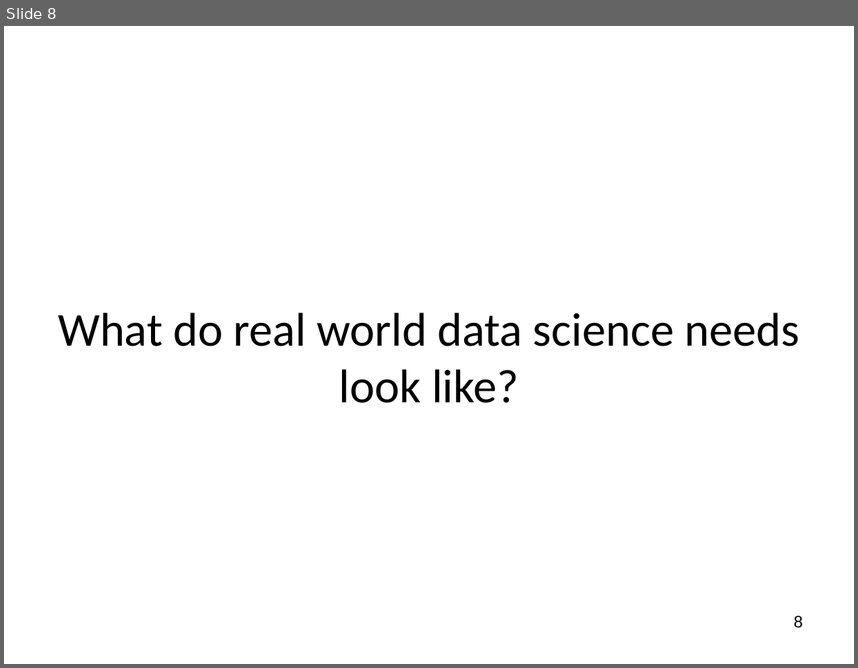
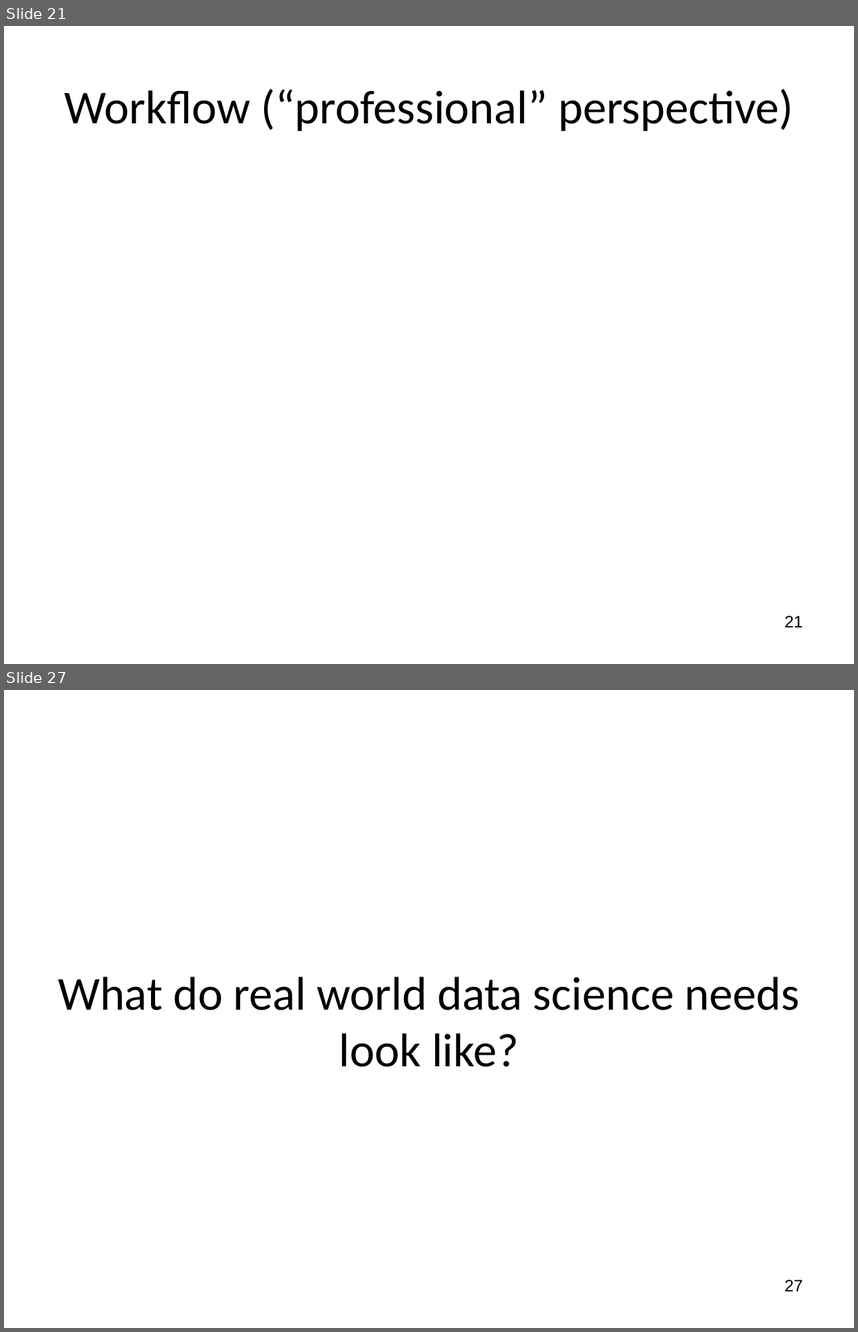
Before and after one commit to wsphd/datajam2018, a slide deck: dj2018.pptx. Shown one above the other, each under a label of ours: slide 8 before the commit, slides 21 and 27 after it; the slides between them are not shown. The pictures are 858x668 and 858x1332 pixels, drawn with LibreOffice and Linux fonts; fonts in the diff are those of the drawing. Boxes give left, top, right and bottom in pixels: in the first picture for what was removed or moved away, otherwise in the second. Text is boxed around its words. In the diff, an @@ line names an element or a change of style, - is before the commit and + after.

```diff
--- a/dj2018.pptx
+++ b/dj2018.pptx
@@ slide 21 added at [4,26,854,664], background #FFFFFF @@
@@ title added at [64,89,793,131], 40 pt, text #000000 @@
+Workflow (“professional” perspective)
@@ page number added at [784,615,803,627], 14 pt, text #000000 @@
+21
@@ what was slide 8 is now slide 27 @@
@@ page number at [784,1279,803,1291]: text changed @@
-8
+27
```
Also in this commit, not shown: 4 slides changed, 18 other slides added.
